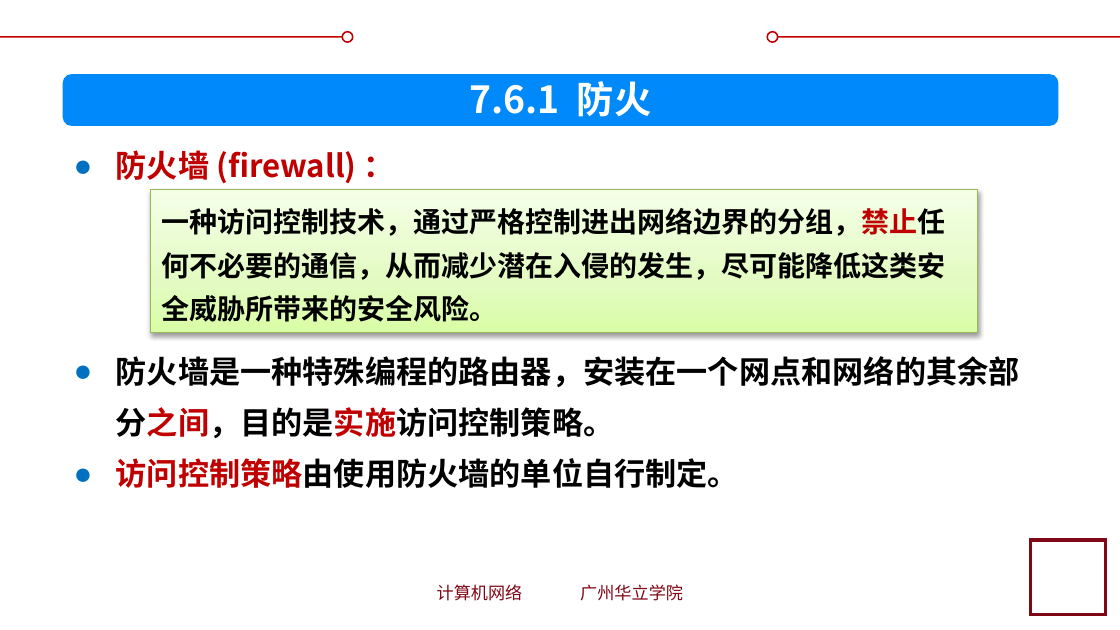
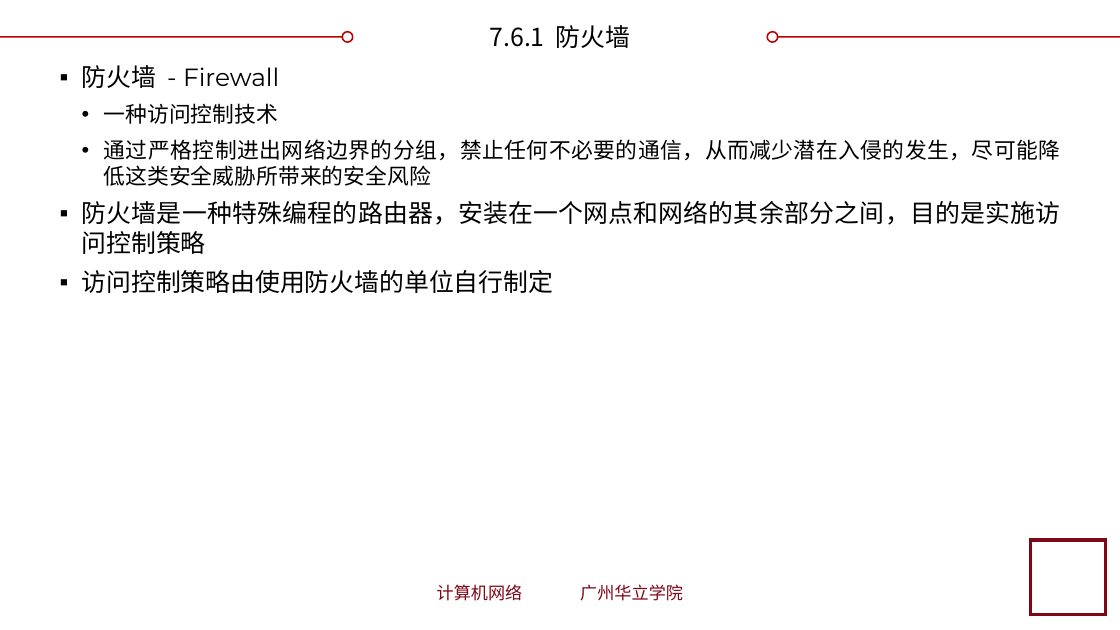
Before and after one commit to glplaman/glplaman.github.io, a slide deck: slide 103 of network/ppt/chap7.pptx (slide 105 before the commit). Drawn at 1120x630 pixels with LibreOffice and Linux fonts; fonts in the diff are those of the drawing; background and template pictures are left out. Boxes give left, top, right and bottom in pixels: in the first picture for what was removed or moved away, otherwise in the second. Text is boxed around its words. In the diff, an @@ line names an element or a change of style, - is before the commit and + after.

```diff
--- a/network/ppt/chap7.pptx
+++ b/network/ppt/chap7.pptx
@@ title "7.6.1 防火墙": place and size @@
-title "7.6.1 防火墙" at box(470, 81, 652, 126)
+title "7.6.1 防火墙" at box(490, 25, 630, 48)
@@ title "7.6.1 防火墙" at box(490, 25, 630, 48): size 24 to 16 pt, text colour #FFFFFF to #000000, bold off; vertical alignment top to middle @@
@@ rounded rectangle removed at box(63, 74, 1058, 125) @@
@@ text at box(82, 65, 1061, 293): text changed; size 20 to 16 pt; font Noto Sans CJK SC to Montserrat; bold off @@
-● 防火墙 (firewall) ：
-● 防火墙是一种特殊编程的路由器，安装在一个网点和网络的其余部分之间，目的是实施访问控制策略。
-● 访问控制策略由使用防火墙的单位自行制定。
+▪ 防火墙 - Firewall
+  • 一种访问控制技术
+  • 通过严格控制进出网络边界的分组，禁止任何不必要的通信，从而减少潜在入侵的发生，尽可能降低这类安全威胁所带来的安全风险
+▪ 防火墙是一种特殊编程的路由器，安装在一个网点和网络的其余部分之间，目的是实施访问控制策略
+▪ 访问控制策略由使用防火墙的单位自行制定
@@ rectangle removed at box(150, 189, 978, 333) @@
-一种访问控制技术，通过严格控制进出网络边界的分组，禁止任何不必要的通信，从而减少潜在入侵的发生，尽可能降低这类安全威胁所带来的安全风险。
```
Also in this commit, not shown: 49 other slides changed, 2 slides removed, 5 other files.
